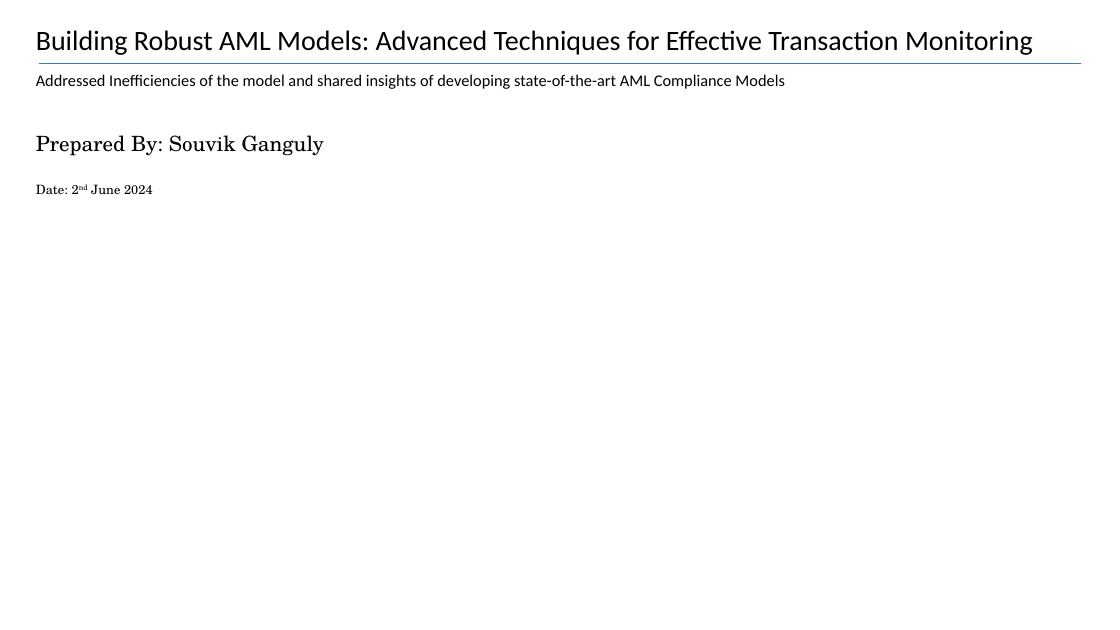
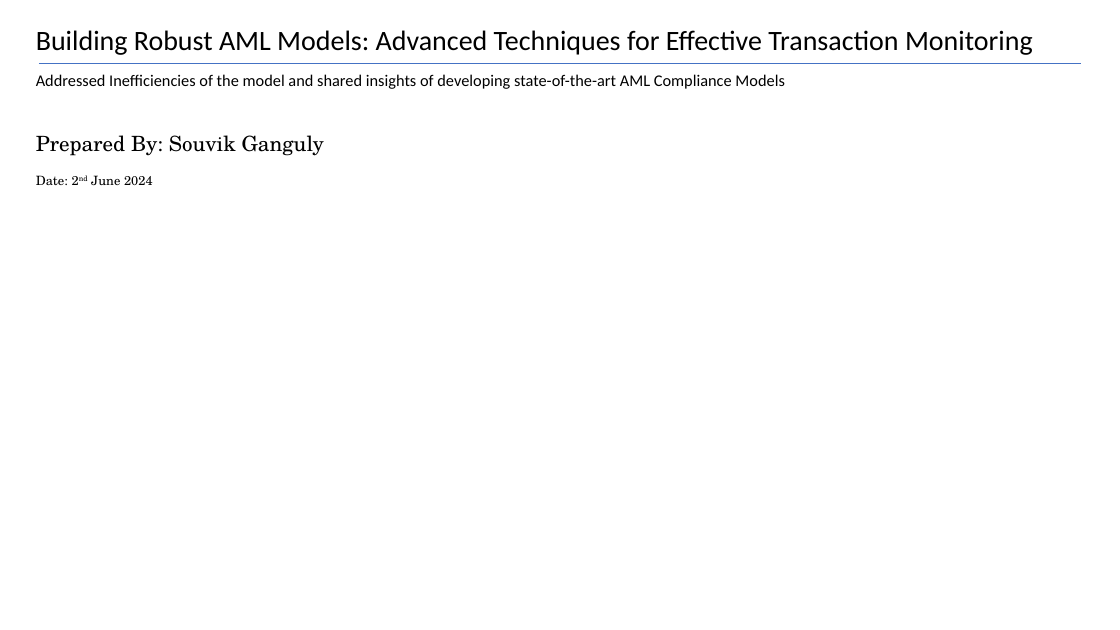
Before and after one commit to ds-souvik/Threshold-Tuning-for-Anti-Money-Laundering-AML-Scenario, a slide deck: slide 1 of Building Robust AML Models Advanced Techniques for Effective Transaction Monitoring.pptx. Drawn at 1120x630 pixels with LibreOffice and Linux fonts; fonts in the diff are those of the drawing; background and template pictures are left out. Boxes give left, top, right and bottom in pixels: in the first picture for what was removed or moved away, otherwise in the second. Text is boxed around its words. In the diff, an @@ line names an element or a change of style, - is before the commit and + after.

Commit message:
Updated the presentation

```diff
--- a/Building Robust AML Models Advanced Techniques for Effective Transaction Monitoring.pptx
+++ b/Building Robust AML Models Advanced Techniques for Effective Transaction Monitoring.pptx
@@ text "Prepared By: Souvik Ganguly" rewrapped from (36,135,324,194) to (36,135,324,185) @@
```
Also in this commit, not shown: 1 slide added.
